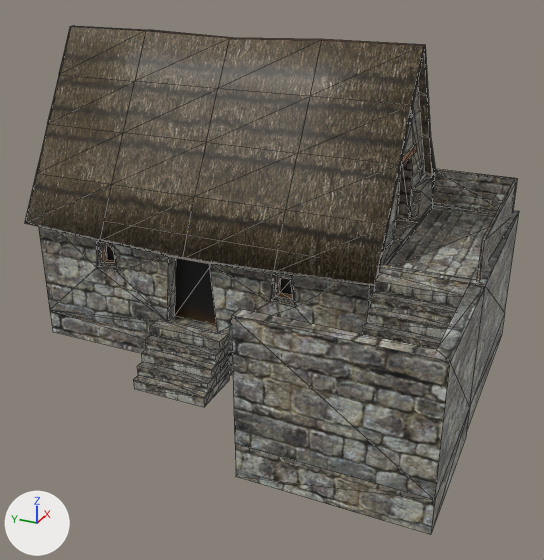
Two versions of the COLLADA model art/meshes/structural/inca_storehouse.dae, one commit apart.
One viewpoint serves both versions: a camera (50 mm lens) standing at (-27.1, -11.9, 14.9) and looking at (-2.9, -1.0, 2.8). Every picture has the same lights, and +X, +Y and +Z are marked at lower left. Mesh edges are drawn as thin lines. Where no turn or scale is listed for an object, it has been applied to the vertices.

Objects in the first picture: 'storehouse'.
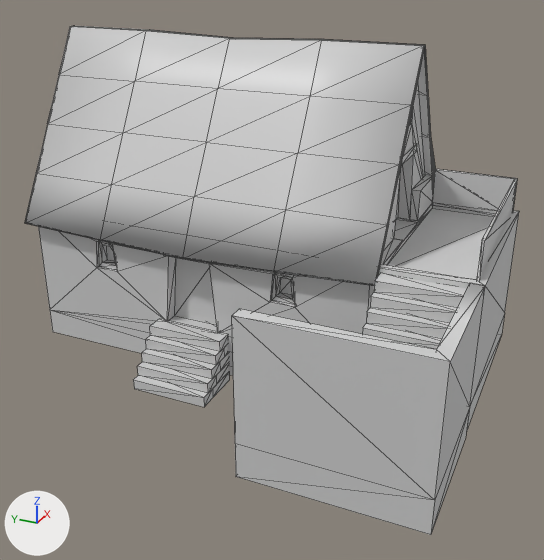
The change in detail:
Material 'Materiais_010' (mat_materiais_010) is new.
Its base color is (0.64, 0.64, 0.64) (light grey #d1d1d1).
Its roughness is 0.44.
me_cubo_003 has 588 vertices, 933 faces and spans x -9.3..4.4, y -9.1..9.6, z -2.2..10.8.
me_cubo_003 no longer uses material mat_materiais_001 (picture img_inca_struct_png).
me_cubo_003 now uses material mat_materiais_010 (light grey #d1d1d1).

Pixel boxes [x1, y1, x2, y2] of what changed, in the pictures (544 x 560 px):
'storehouse', recoloured: [25, 26, 519, 535] in both
